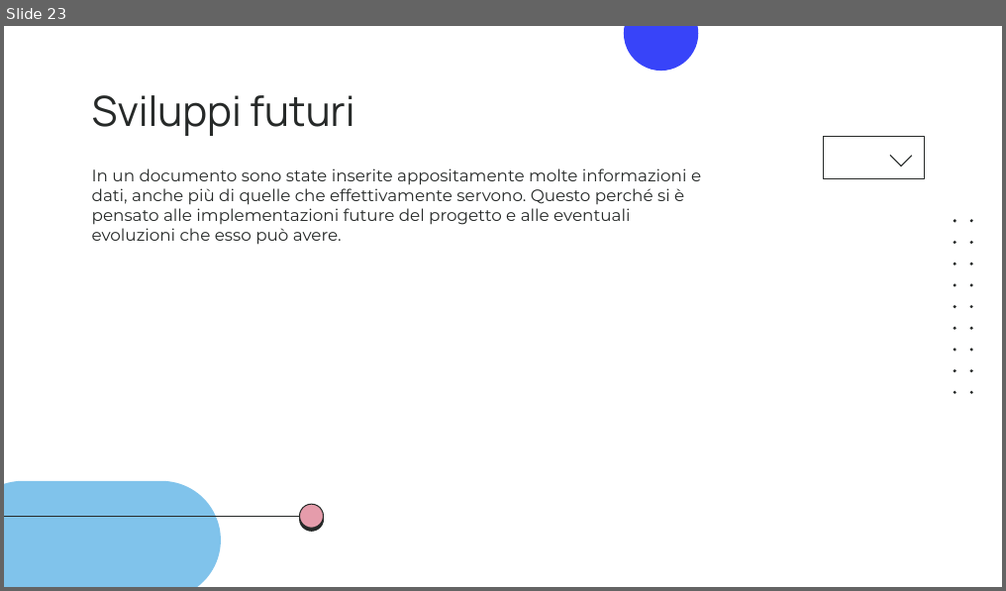
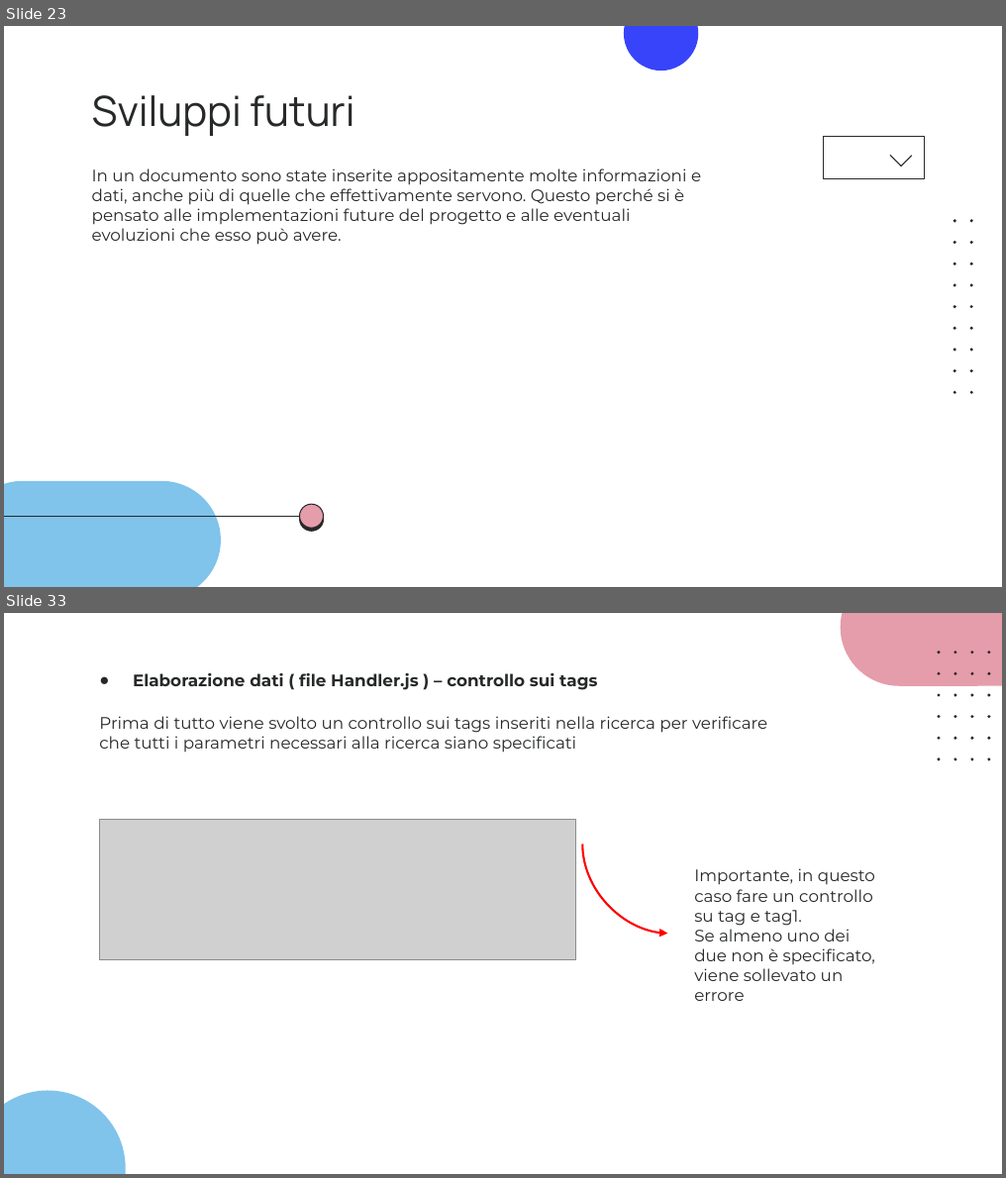
Before and after one commit to giotentori/unibg_cloud_and_mobile, a slide deck: Progetto_TCM/Progetto3.0/CommuniTEDx_3.0.pptx. Shown one above the other, each under a label of ours: slide 23 before the commit, slides 23 and 33 after it; the slides between them are not shown. The pictures are 1006x591 and 1006x1178 pixels, drawn with LibreOffice and Linux fonts; fonts in the diff are those of the drawing; grey boxes stand for pictures. Boxes give left, top, right and bottom in pixels: in the first picture for what was removed or moved away, otherwise in the second. Text is boxed around its words. In the diff, an @@ line names an element or a change of style, - is before the commit and + after.

```diff
--- a/Progetto_TCM/Progetto3.0/CommuniTEDx_3.0.pptx
+++ b/Progetto_TCM/Progetto3.0/CommuniTEDx_3.0.pptx
@@ slide 33 added at [4, 613, 1002, 1174], background #FFFFFF @@
@@ group added at [4, 613, 1002, 1174]: 24 freeform shapes, 2 rounded rectangles @@
@@ text added at [133, 673, 597, 690], 12 pt, text #262928, bold @@
+● Elaborazione dati ( file Handler.js ) – controllo sui tags
@@ text added at [99, 716, 767, 753], 12 pt, text #262928 @@
+Prima di tutto viene svolto un controllo sui tags inseriti nella ricerca per verificare che tutti i parametri necessari alla ricerca siano specificati
@@ picture added at [100, 820, 577, 960] @@
@@ curved arrow added from (583, 845) to (667, 934), #FF0000 1.5 pt @@
@@ text added at [694, 868, 875, 1001], 12 pt, text #262928 @@
+Importante, in questo caso fare un controllo su tag e tag1.
+Se almeno uno dei due non è specificato, viene sollevato un errore
```
Also in this commit, not shown: 6 slides changed, 10 other slides added, 5 other files.
